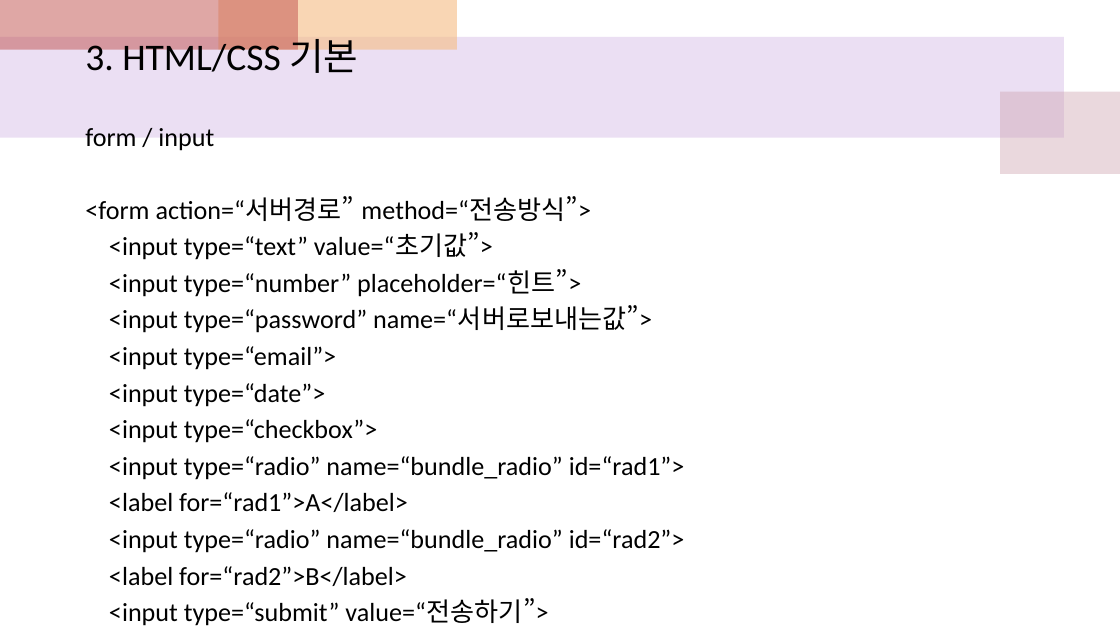
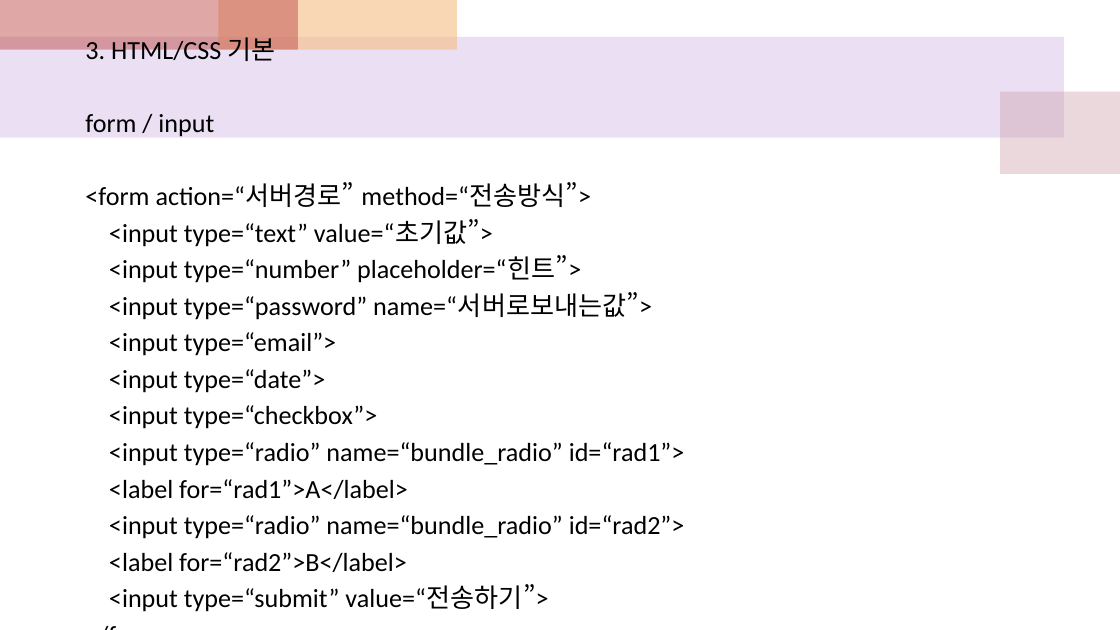
Before and after one commit to sonsungjong/html_css, a slide deck: slide 35 of htmlcss수업참고자료.pptx (slide 44 before the commit). Drawn at 1120x630 pixels with LibreOffice and Linux fonts; fonts in the diff are those of the drawing. Boxes give left, top, right and bottom in pixels: in the first picture for what was removed or moved away, otherwise in the second. Text is boxed around its words. In the diff, an @@ line names an element or a change of style, - is before the commit and + after.

```diff
--- a/htmlcss수업참고자료.pptx
+++ b/htmlcss수업참고자료.pptx
@@ text at box(85, 37, 276, 66): size 32.2 to 22.4 pt in "3. HTML/CSS 기본"; less space between paragraphs @@
```
Also in this commit, not shown: 7 other slides changed, 12 slides added, 12 slides removed.
